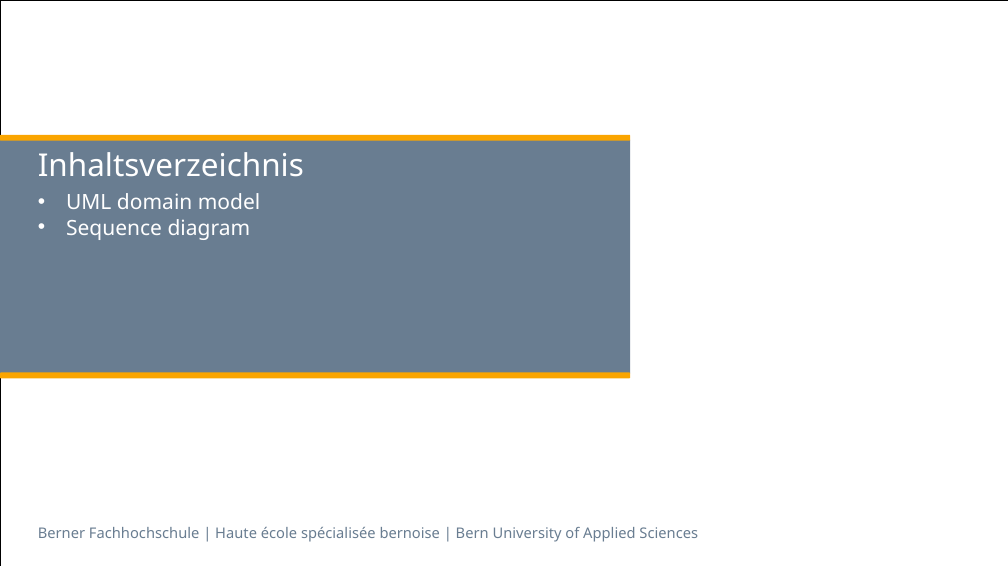
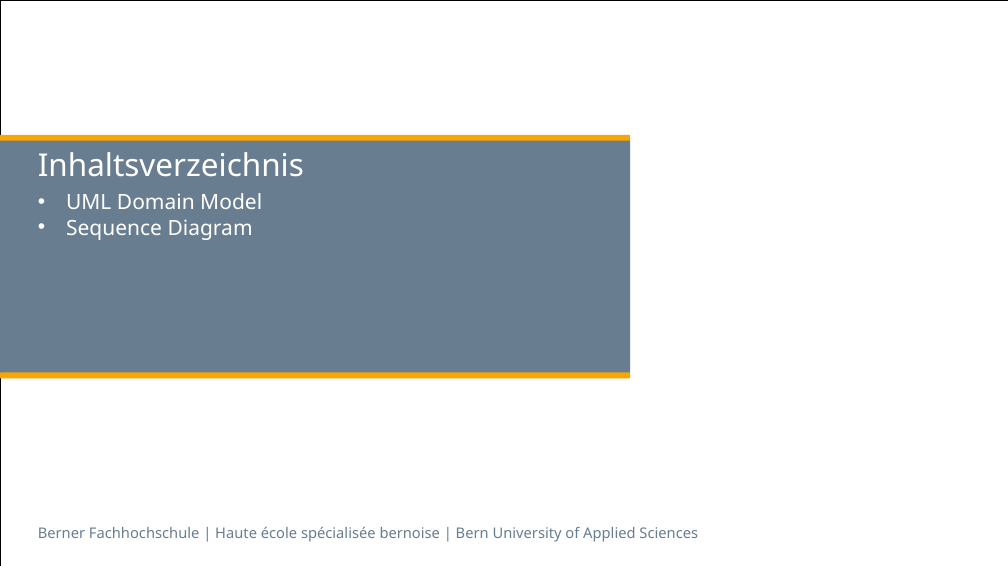
Before and after one commit to selvs1/ePsyDoc, a slide deck: slide 2 of doc/task-02/Präsentation/Task02- Ärzte - Suchtpatienten.pptx. Drawn at 1008x566 pixels with LibreOffice and Linux fonts; fonts in the diff are those of the drawing. Boxes give left, top, right and bottom in pixels: in the first picture for what was removed or moved away, otherwise in the second. Text is boxed around its words. In the diff, an @@ line names an element or a change of style, - is before the commit and + after.

```diff
--- a/doc/task-02/Präsentation/Task02- Ärzte - Suchtpatienten.pptx
+++ b/doc/task-02/Präsentation/Task02- Ärzte - Suchtpatienten.pptx
@@ subtitle at [66, 193, 262, 240]: text changed @@
-• UML domain model
-• Sequence diagram
+• UML Domain Model
+• Sequence Diagram
```
Also in this commit, not shown: 1 other slide changed, 1 slide added, 1 other file.
